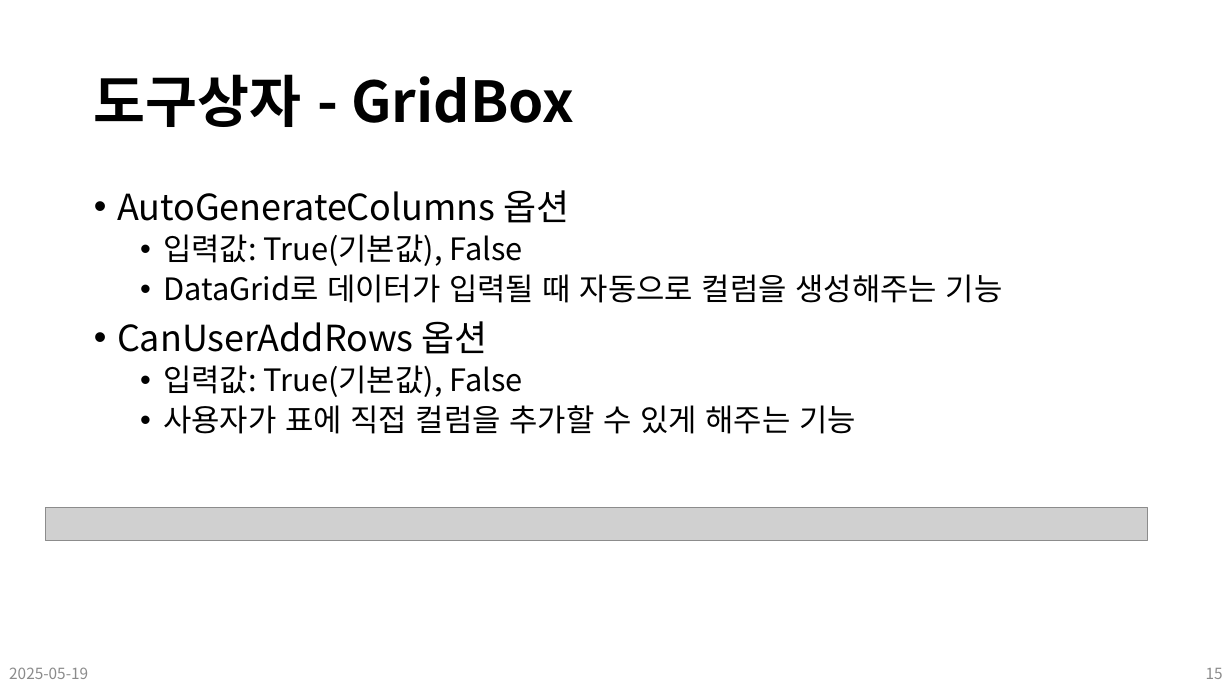
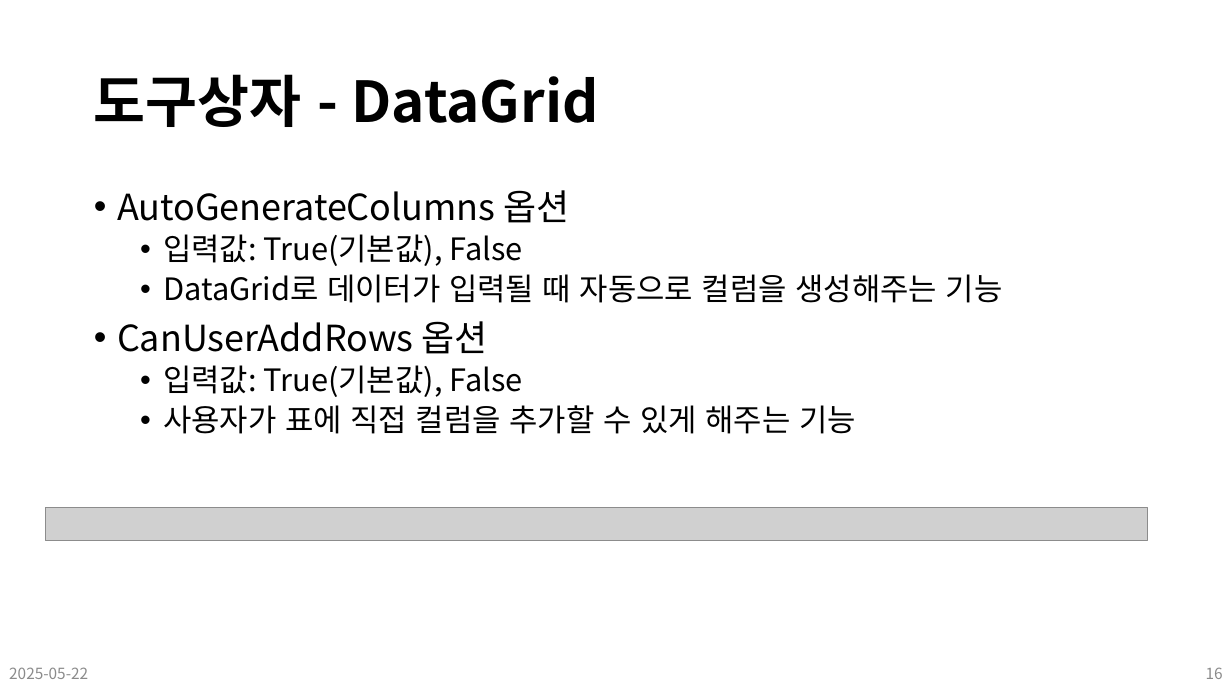
Before and after one commit to Leader-Lesson/KDT_SF_Short_5th, a slide deck: slide 16 of material/18_CSharp_WPF (고급 컨트롤, 외부 라이브러리).pptx (slide 15 before the commit). Drawn at 1232x693 pixels with LibreOffice and Linux fonts; fonts in the diff are those of the drawing; grey boxes stand for pictures; background and template pictures are left out. Boxes give left, top, right and bottom in pixels: in the first picture for what was removed or moved away, otherwise in the second. Text is boxed around its words. In the diff, an @@ line names an element or a change of style, - is before the commit and + after.

```diff
--- a/material/18_CSharp_WPF (고급 컨트롤, 외부 라이브러리).pptx
+++ b/material/18_CSharp_WPF (고급 컨트롤, 외부 라이브러리).pptx
@@ title at [94,74,598,127]: text changed @@
-도구상자 - GridBox
+도구상자 - DataGrid
@@ text at [9,667,88,679]: text changed @@
-2025-05-19
+2025-05-22
@@ page number at [1206,667,1223,679]: text changed @@
-15
+16
```
Also in this commit, not shown: 18 other slides changed, 1 slide added, 9 slides removed, 14 other files.
